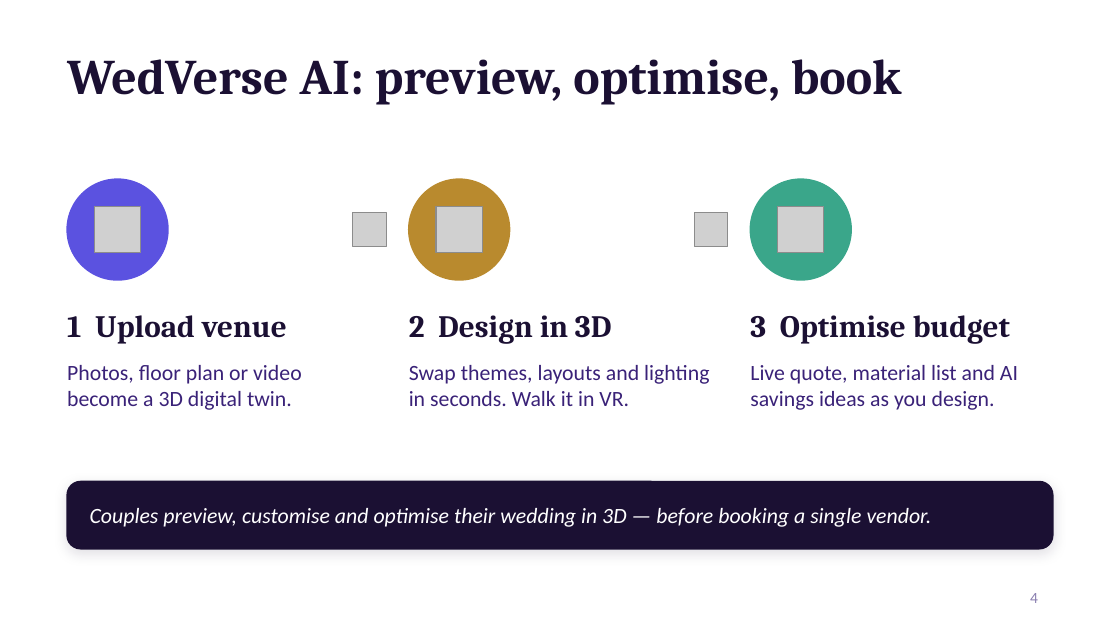
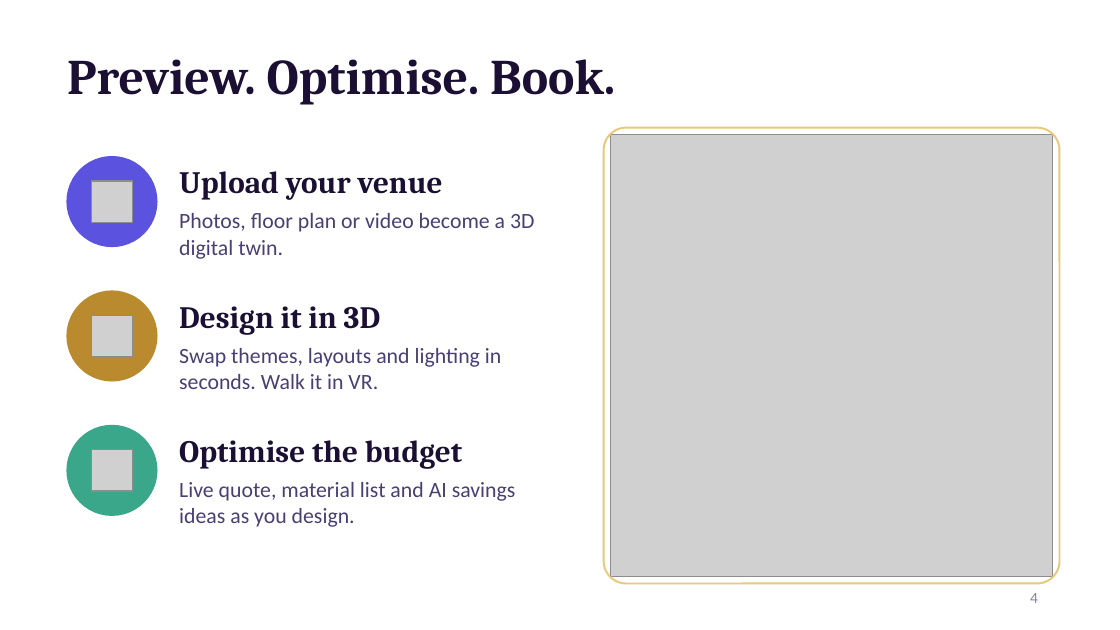
Before and after one commit to vaibhavdave/weddingplanner, a slide deck: slide 4 of pitch/WedVerse_AI_Shark_Tank_Pitch.pptx. Drawn at 1120x630 pixels with LibreOffice and Linux fonts; fonts in the diff are those of the drawing; grey boxes stand for pictures; background and template pictures are left out. Boxes give left, top, right and bottom in pixels: in the first picture for what was removed or moved away, otherwise in the second. Text is boxed around its words. In the diff, an @@ line names an element or a change of style, - is before the commit and + after.

```diff
--- a/pitch/WedVerse_AI_Shark_Tank_Pitch.pptx
+++ b/pitch/WedVerse_AI_Shark_Tank_Pitch.pptx
@@ text at box(67, 59, 615, 105): text changed @@
-WedVerse AI: preview, optimise, book
+Preview. Optimise. Book.
@@ rounded rectangle added at box(604, 128, 1060, 584), outline #E9C978 1.25 pt @@
@@ picture added at box(610, 134, 1053, 577) @@
@@ ellipse: place and size @@
-ellipse at box(67, 179, 168, 280)
+ellipse at box(67, 157, 157, 246)
@@ text at box(179, 171, 443, 200): text changed @@
-1 Upload venue
+Upload your venue
@@ picture: place and size @@
-picture at box(94, 206, 140, 252)
+picture at box(92, 181, 133, 223)
@@ text "Photos, floor plan or video ...": place and size @@
-text "Photos, floor plan or video ..." at box(67, 365, 302, 410)
+text "Photos, floor plan or video ..." at box(179, 213, 534, 259)
@@ picture removed at box(353, 213, 386, 246) @@
@@ picture removed at box(694, 213, 728, 246) @@
@@ ellipse: place and size @@
-ellipse at box(409, 179, 510, 280)
+ellipse at box(67, 291, 157, 381)
@@ picture: place and size @@
-picture at box(436, 206, 482, 252)
+picture at box(92, 316, 133, 357)
@@ text at box(179, 306, 380, 335): text changed @@
-2 Design in 3D
+Design it in 3D
@@ text "Swap themes, layouts and lighting ...": place and size @@
-text "Swap themes, layouts and lighting ..." at box(409, 365, 709, 406)
+text "Swap themes, layouts and lighting ..." at box(179, 348, 501, 389)
@@ ellipse: place and size @@
-ellipse at box(750, 179, 851, 280)
+ellipse at box(67, 426, 157, 515)
@@ text at box(179, 440, 462, 469): text changed @@
-3 Optimise budget
+Optimise the budget
@@ picture: place and size @@
-picture at box(777, 206, 823, 252)
+picture at box(92, 450, 133, 492)
@@ text colour #3A2278 to #4A3F73 in 3 elements at box(179, 213, 534, 259), box(179, 348, 501, 389), box(179, 482, 516, 527) @@
@@ text "Live quote, material list and ...": place and size @@
-text "Live quote, material list and ..." at box(750, 365, 1018, 410)
+text "Live quote, material list and ..." at box(179, 482, 516, 527)
@@ rounded rectangle removed at box(67, 482, 1053, 549) @@
@@ text removed at box(90, 508, 932, 527) @@
-Couples preview, customise and optimise their wedding in 3D — before booking a single vendor.
```
Also in this commit, not shown: 11 other slides changed, 1 slide added, 26 other files.
